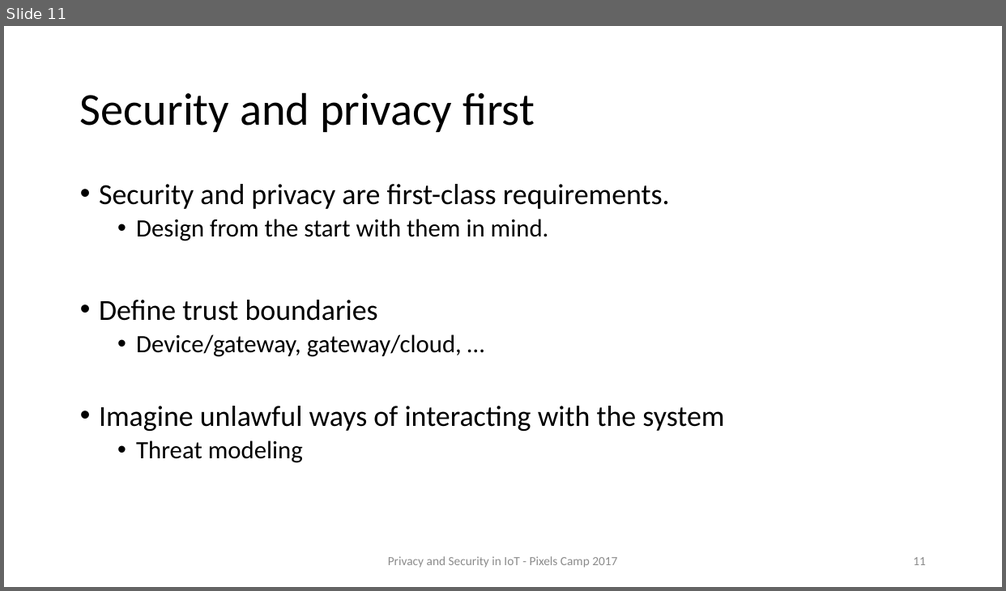
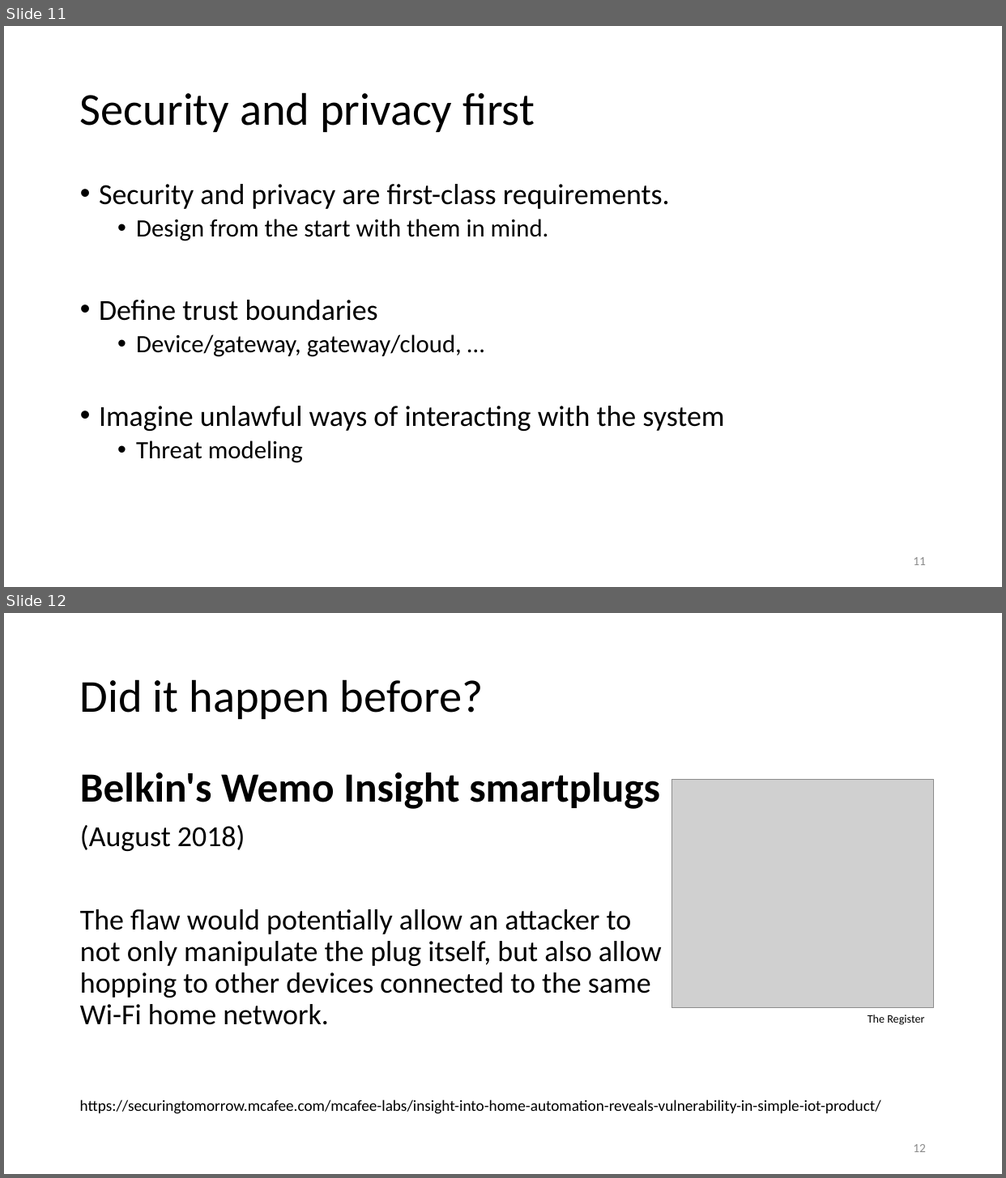
Before and after one commit to vveloso/talks, a slide deck: Privacy and Security in IoT/Privacy and Security in IoT.pptx. Shown one above the other, each under a label of ours: slide 11 before the commit, slides 11 and 12 after it. The pictures are 1006x591 and 1006x1178 pixels, drawn with LibreOffice and Linux fonts; fonts in the diff are those of the drawing; grey boxes stand for pictures. Boxes give left, top, right and bottom in pixels: in the first picture for what was removed or moved away, otherwise in the second. Text is boxed around its words. In the diff, an @@ line names an element or a change of style, - is before the commit and + after.

```diff
--- a/Privacy and Security in IoT/Privacy and Security in IoT.pptx
+++ b/Privacy and Security in IoT/Privacy and Security in IoT.pptx
@@ slide 12 added at (4,613,1002,1174), background #FFFFFF @@
@@ title added at (80,679,483,719), 44 pt, text #000000 @@
+Did it happen before?
@@ text added at (80,773,662,1025), 28 pt, text #000000 @@
+Belkin's Wemo Insight smartplugs
+(August 2018)
+The flaw would potentially allow an attacker to not only manipulate the plug itself, but also allow hopping to other devices connected to the same Wi-Fi home network.
@@ picture added at (671,779,934,1007) @@
@@ text added at (867,1015,924,1025), 11 pt, text #000000 @@
+The Register
@@ text added at (80,1100,881,1114), 15 pt, text #000000 @@
+https://securingtomorrow.mcafee.com/mcafee-labs/insight-into-home-automation-reveals-vulnerability-in-simple-iot-product/
@@ page number added at (913,1144,926,1152), 12 pt, text #8C8C8C @@
+12
@@ slide 11 changed as well @@
@@ text removed at (388,557,617,568) @@
-Privacy and Security in IoT - Pixels Camp 2017
```
Also in this commit, not shown: 15 other slides changed, 1 other slide added, 2 slides removed.
